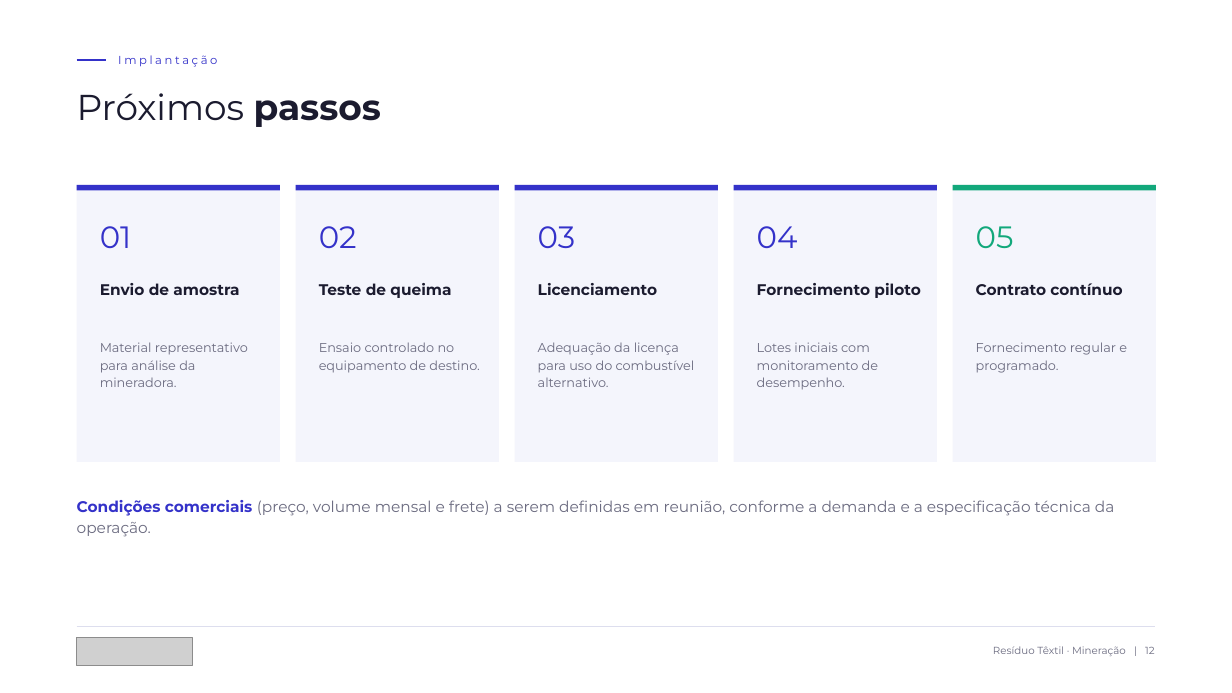
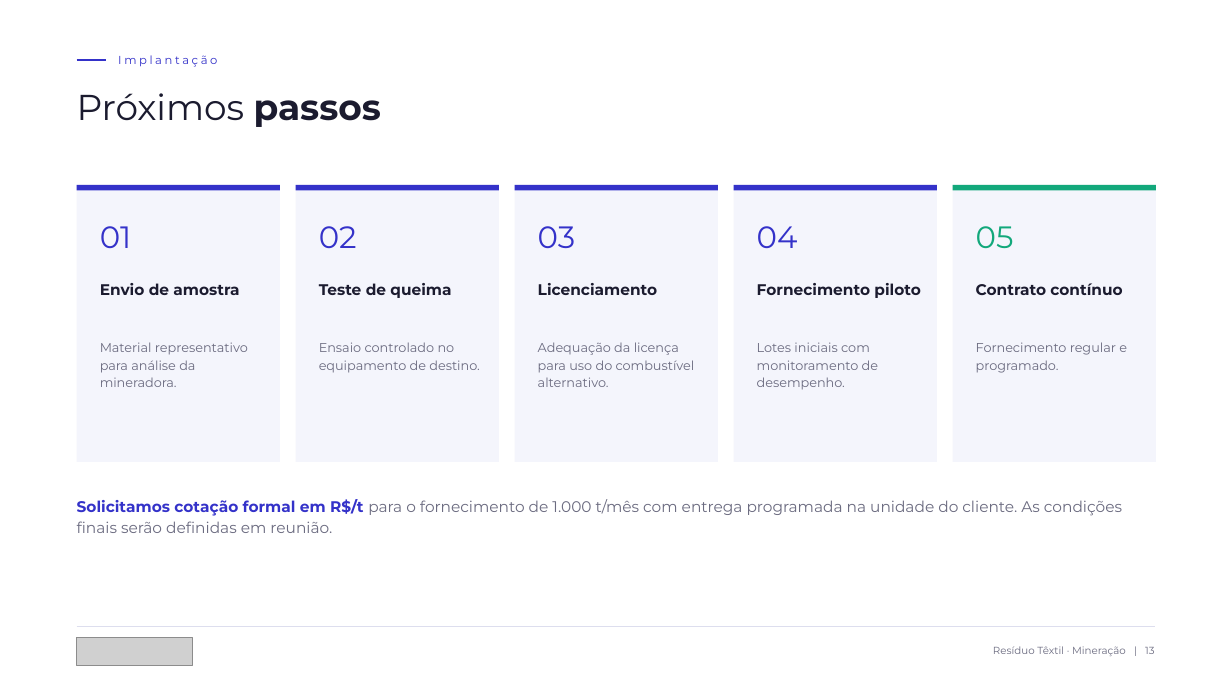
Before and after one commit to rogerio27238899/K, a slide deck: slide 13 of apresentacao-mineradora/Nunes_Lucato_Residuo_Textil_Mineradora.pptx (slide 12 before the commit). Drawn at 1232x693 pixels with LibreOffice and Linux fonts; fonts in the diff are those of the drawing; grey boxes stand for pictures. Boxes give left, top, right and bottom in pixels: in the first picture for what was removed or moved away, otherwise in the second. Text is boxed around its words. In the diff, an @@ line names an element or a change of style, - is before the commit and + after.

Commit message:
Atualiza apresentação: tudo em nome da Nunes, capacidade 1.000 t/mês e análise interna
- Novo slide de capacidade e logística (1.000 t/mês, cargas de 14 t, energia/mês)
- Material descrito como mistura de fibras (explica o PCI alto)
- Pedido de cotação formal em R$/t nos próximos passos
- Metadados do arquivo em nome da Nunes & Lucato
- analise-comercial-interna.md com frete, saldos, preço mínimo e R$/GJ

```diff
--- a/apresentacao-mineradora/Nunes_Lucato_Residuo_Textil_Mineradora.pptx
+++ b/apresentacao-mineradora/Nunes_Lucato_Residuo_Textil_Mineradora.pptx
@@ text at (77,499,1122,533): text changed @@
-Condições comerciais (preço, volume mensal e frete) a serem definidas em reunião, conforme a demanda e a especificação técnica da operação.
+Solicitamos cotação formal em R$/t para o fornecimento de 1.000 t/mês com entrega programada na unidade do cliente. As condições finais serão definidas em reunião.
@@ text at (993,646,1155,656): text changed @@
-Resíduo Têxtil · Mineração | 12
+Resíduo Têxtil · Mineração | 13
```
Also in this commit, not shown: 4 other slides changed, 1 slide added, 4 other files.
